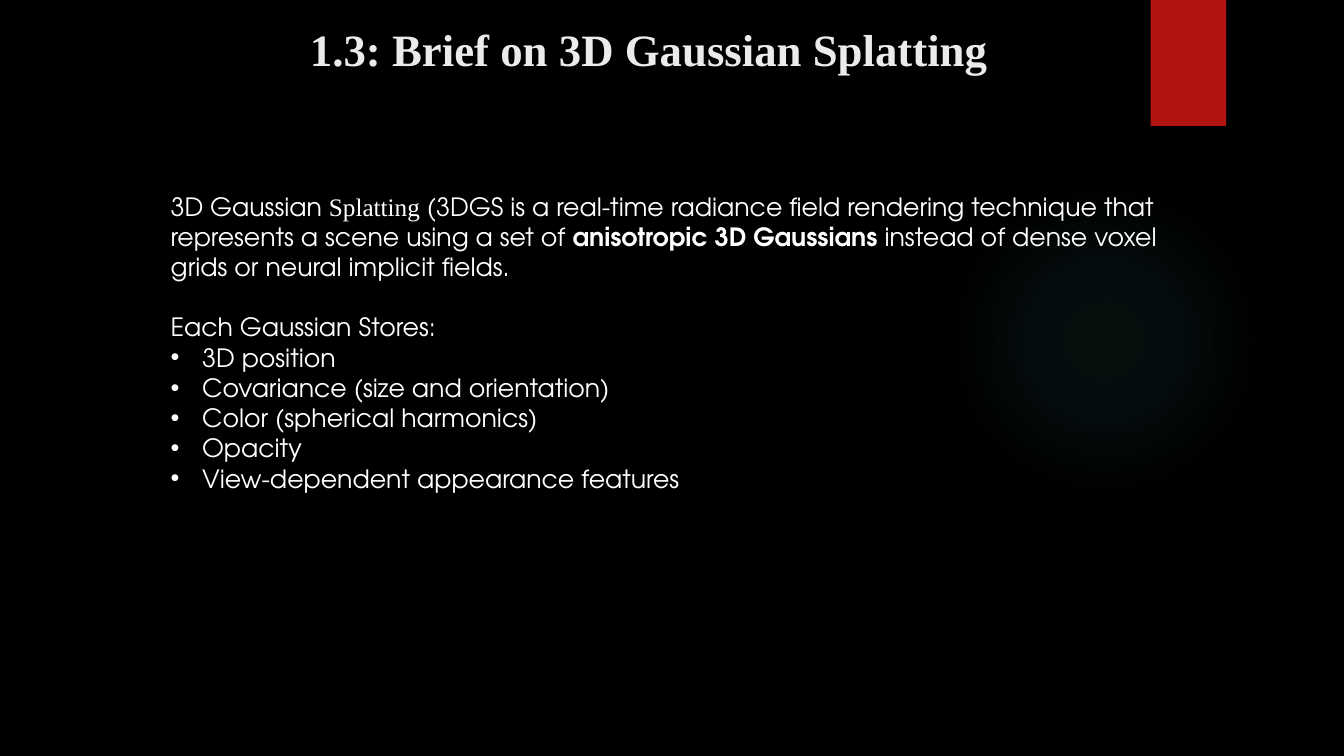
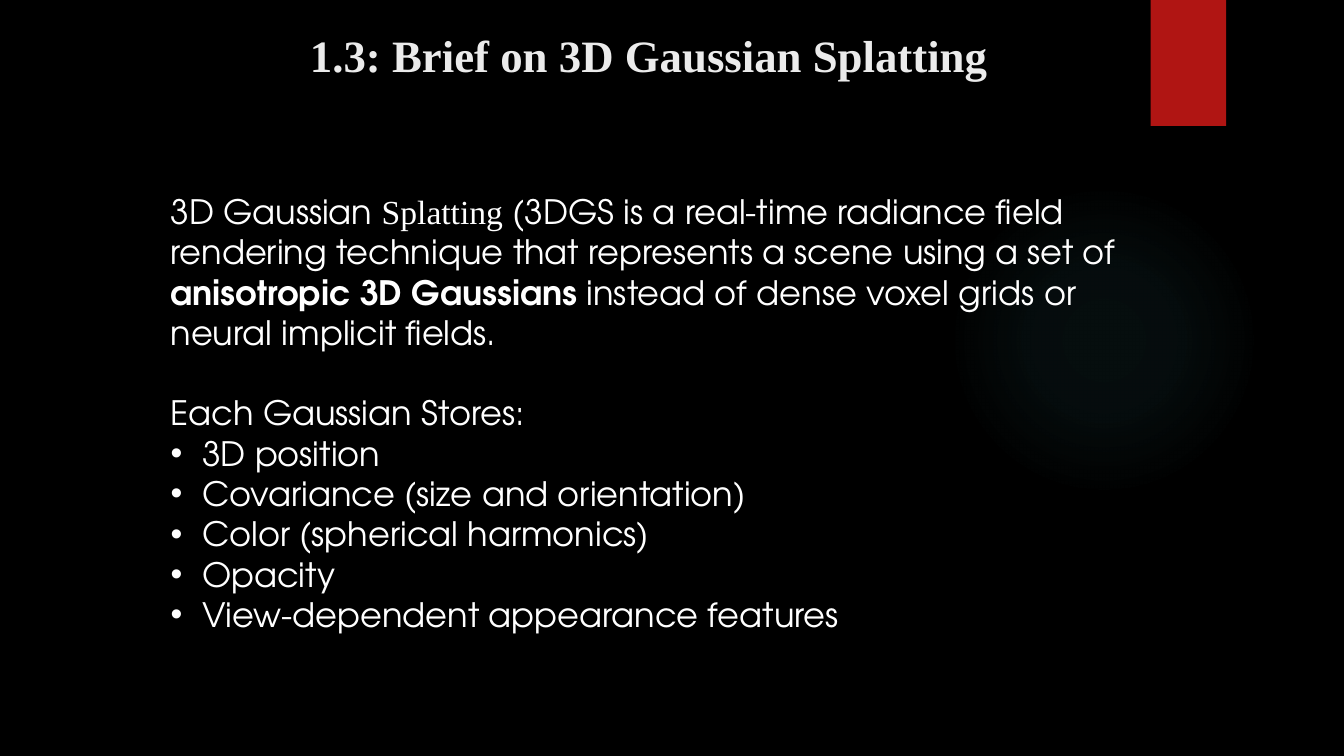
Before and after one commit to PrinssAlex/3dgs-dynamic-masking-47, a slide deck: slide 5 of 3D Gaussian Splatting via Masking Dynamic Objects.pptx. Drawn at 1344x756 pixels with LibreOffice and Linux fonts; fonts in the diff are those of the drawing; background and template pictures are left out. Boxes give left, top, right and bottom in pixels: in the first picture for what was removed or moved away, otherwise in the second. Text is boxed around its words. In the diff, an @@ line names an element or a change of style, - is before the commit and + after.

```diff
--- a/3D Gaussian Splatting via Masking Dynamic Objects.pptx
+++ b/3D Gaussian Splatting via Masking Dynamic Objects.pptx
@@ title "1.3: Brief on 3D Gaussian ...": place and size @@
-title "1.3: Brief on 3D Gaussian ..." at <box>310,34,987,76</box>
+title "1.3: Brief on 3D Gaussian ..." at <box>310,40,987,81</box>
@@ text "3D Gaussian Splatting (3DGS is ..." at <box>171,198,1116,634</box>: size 18 to 24 pt @@
```
Also in this commit, not shown: 8 other slides changed, 2 slides removed.
